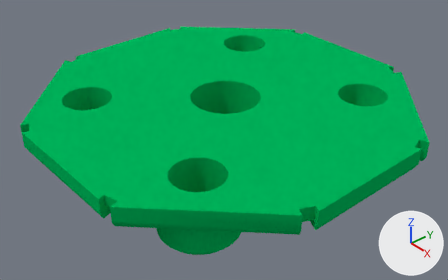
Renders of the Blender file draciel/draciel.blend from each side of a commit.
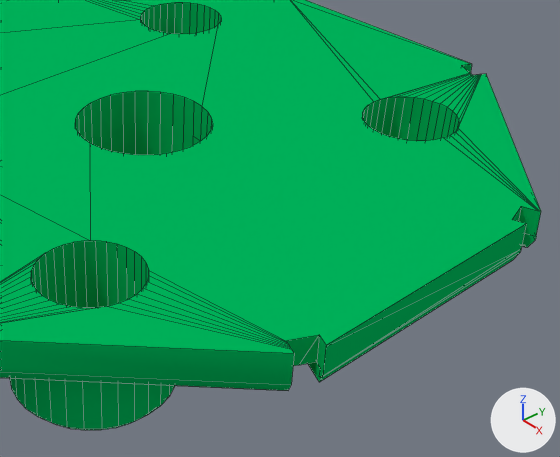
There are two pictures of each version: one whole from a 50 mm camera at (2.02, -1.767, 1.006) aimed at (-0.046, 0.03, -0.682), one close up on the part from 34% to 98% of the width and 12% to 96% of the height. Arrows for +X, +Y and +Z are at lower right; the lights stay in place. The close-ups show mesh edges as thin lines.

The first close-up shows 'BradeBase'.
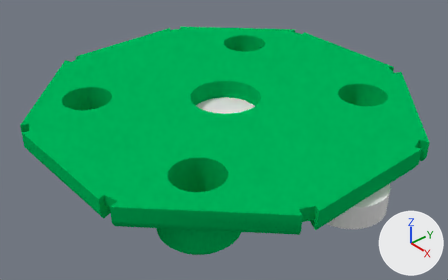
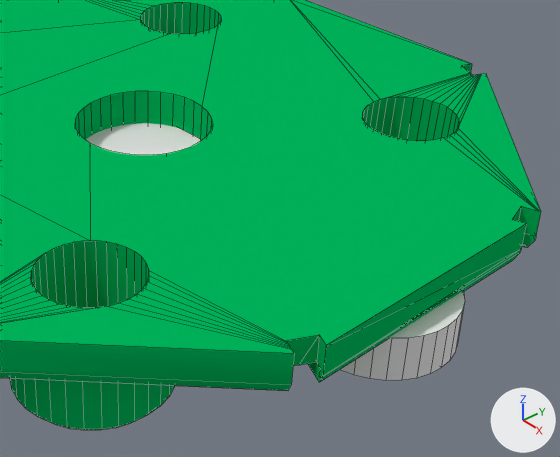
Commit message: add a slit for metalball

ob_cube is not drawn itself; it is used by a modifier of ob_cube_004.
ob_cube_000 is not drawn itself; it is used by a modifier of ob_cube_004.

Pixel boxes (x1, y1, x2, y2) of what changed, in the close-ups (560 x 457 px):
'Cube.004', added
    after: (86, 123, 465, 380)

What changed in the scene script:
```text
Add me_cube_012:
    me_cube_012.from_pydata(...)  # 196 vertices, 100 faces; spans x -0.94..0.94, y -0.81..0.81, z -1.36..0.81
Add me_cube_014:
    me_cube_014.from_pydata(...)  # 196 vertices, 100 faces; spans x -0.94..0.94, y -0.81..0.81, z -0.65..0.81
Change ob_cube:
    ob_cube.rotation_euler: (0.0, 0.0, 8.158) -> (0.0, 0.0, 0.0)  # degrees (0, 0, 107) -> degrees (0, 0, 0)
    ob_cube.location: (0.31, -0.786, -0.648) -> (0.0, 0.0, -0.781)
    ob_cube.scale: (0.171, 0.0414, 0.229) -> (1.26, 1.0, 0.223)
Add ob_cube_004:
    ob_cube_004 = bpy.data.objects.new('Cube.004', me_cube_012)
    ob_cube_004.location = (0.0, 0.0, -0.659)
    ob_cube_004.scale = (1.0, 0.208, 0.205)
    _m = ob_cube_004.modifiers.new('Boolean', 'BOOLEAN')
    _m.object = ob_cube_000
    _m.solver = 'FLOAT'
    _m = ob_cube_004.modifiers.new('Boolean.001', 'BOOLEAN')
    _m.object = ob_cube
    _m.solver = 'FLOAT'
Add ob_cube_000:
    ob_cube_000 = bpy.data.objects.new('Cube.000', me_cube_014)
    ob_cube_000.location = (0.0, 0.0, -0.679)
    ob_cube_000.scale = (0.926, 0.164, 0.219)
    ob_cube_000.hide_viewport = True
```
